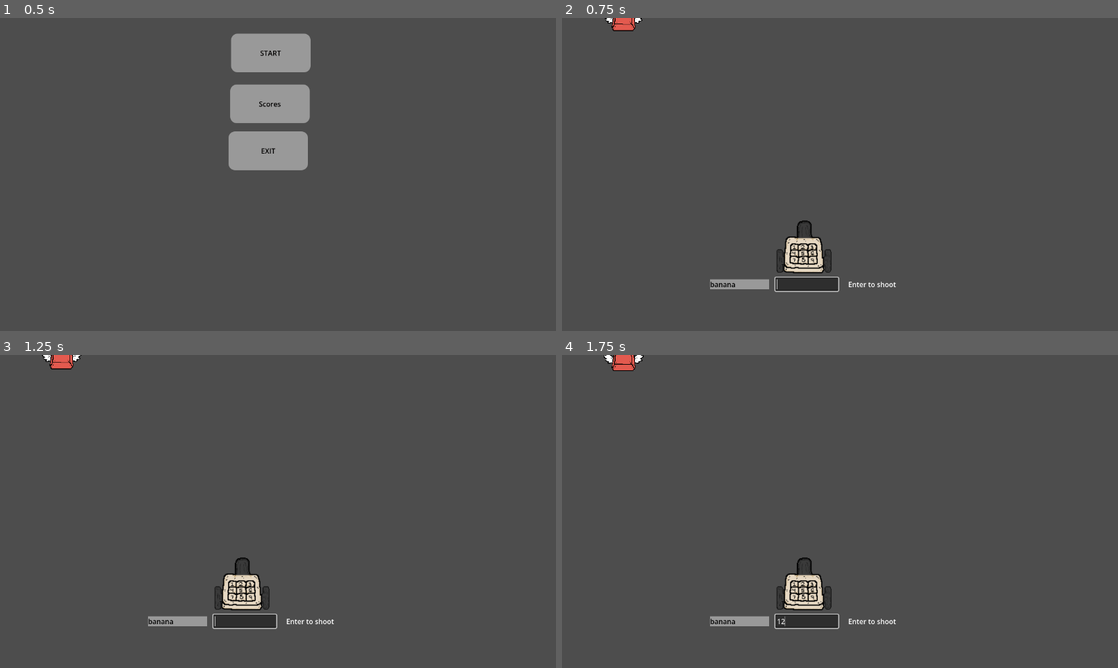
Above: before the commit, frames 1-4 (two rows, left to right).
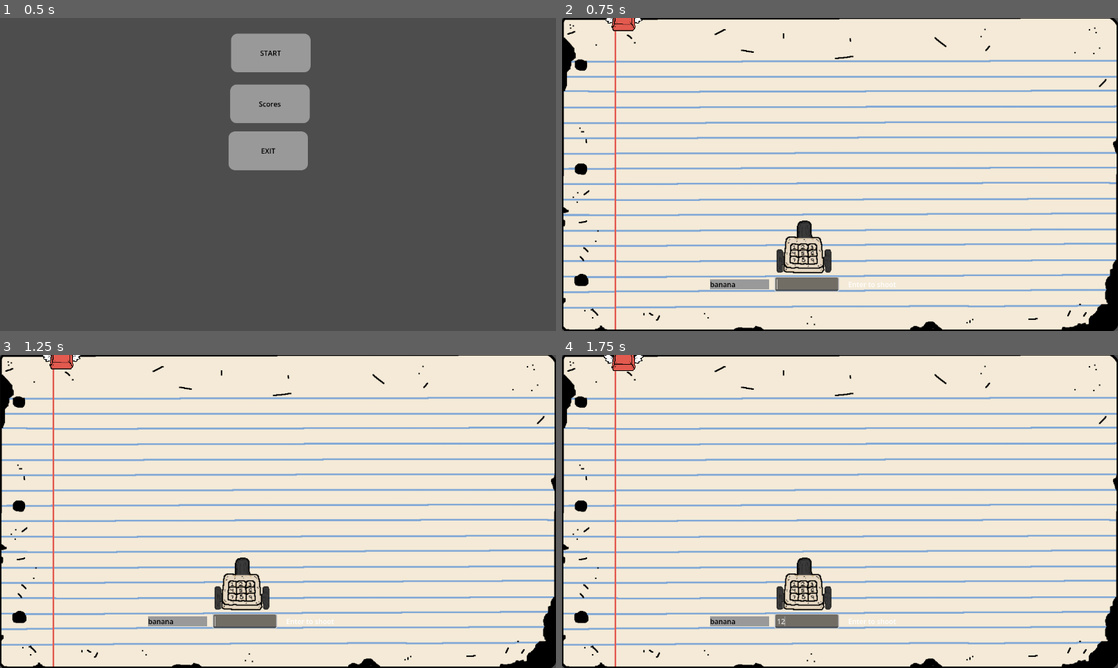
Above: after the commit, the same moments.

Repository: Jsalazar68/3390_project3
Game: Godot game, scene res://scenes/main_menu/Menu.tscn
The game is run twice, just before and just after one commit, with the same random seed, the same clock (stepped at 60 frames per second) and the same inputs.
Inputs (mouse positions are in pixels of both pictures, inside the frame that each line leads up to):
- Up to frame 1 (0.5 s): no input
- Up to frame 2 (0.75 s): click "START" at 0.5 s
- Up to frame 3 (1.25 s): no input
- Up to frame 4 (1.75 s): click (806, 621) at 1.27 s; type "12" at 1.35 s

Frame 1 is identical in both runs. In frame 2, 98% of the frame differs, in the area x 0-100%, y 0-100%; in frame 3, 98%; in frame 4, 98%.

Commit message:
added game background

Diff:
--- a/scenes/game/Game.tscn
+++ b/scenes/game/Game.tscn
@@ -2,6 +2,7 @@
 
 [ext_resource type="Script" uid="uid://58ol2dabopc0" path="res://scripts/gameplay/game.gd" id="1_iukft"]
 [ext_resource type="Script" uid="uid://cqjb5e4n1urke" path="res://scripts/gameplay/player.gd" id="2_gl6un"]
+[ext_resource type="Texture2D" uid="uid://bum23onvoaetf" path="res://assets/sprites/background.png" id="2_lyhax"]
 [ext_resource type="Texture2D" uid="uid://dakwv4n5sikne" path="res://assets/sprites/cannon.png" id="3_7qcb4"]
 [ext_resource type="PackedScene" uid="uid://c54ibeue7fonp" path="res://scenes/game/Pause.tscn" id="3_gbxxb"]
 
@@ -12,6 +13,11 @@
 
 [node name="Game" type="Node2D" unique_id=529625396]
 script = ExtResource("1_iukft")
+
+[node name="background" type="Sprite2D" parent="." unique_id=1252129864]
+position = Vector2(638.5, 359.50003)
+scale = Vector2(1.0148438, 1.0236112)
+texture = ExtResource("2_lyhax")
 
 [node name="Label" type="Label" parent="." unique_id=1215664265]
 offset_left = 659.0
Binary file added: assets/sprites/background.png
Not shown, added: assets/sprites/background.png.import
